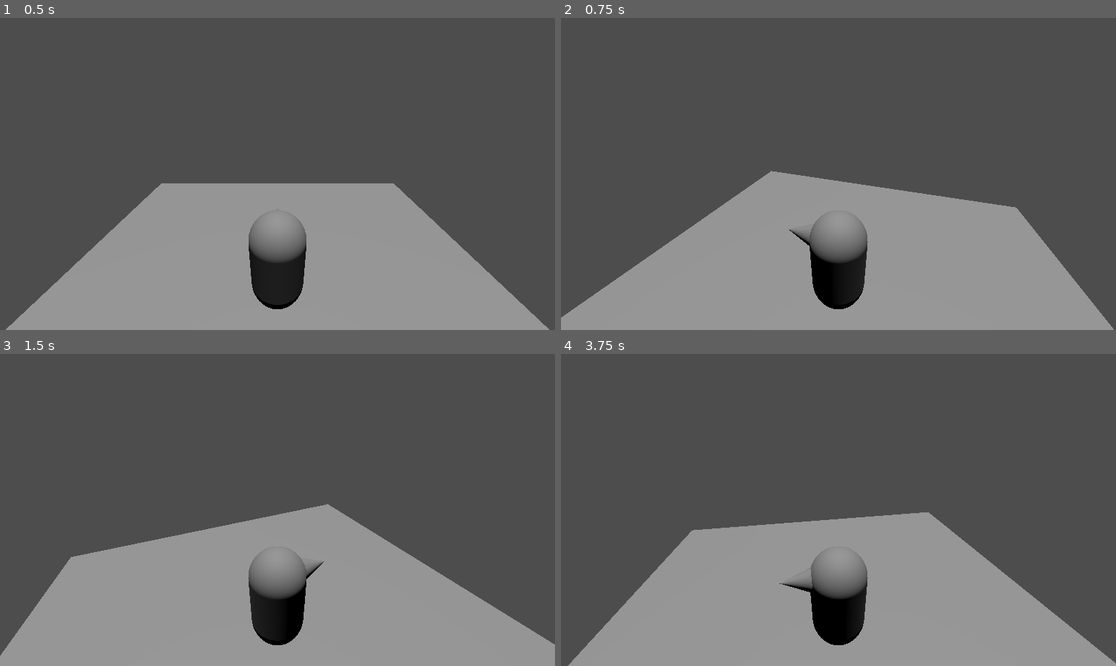
Above: before the commit, frames 1-4 (two rows, left to right).
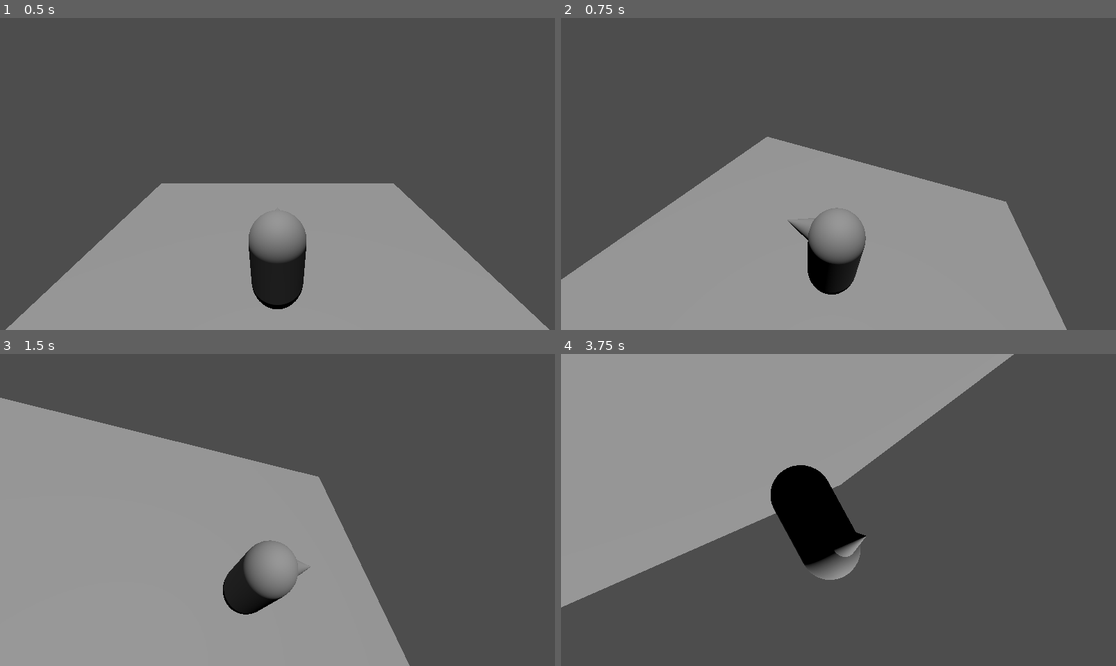
Above: after the commit, the same moments.

Repository: B1689542/Bannana-Barry-and-His-Quest-for-the-Third-Dimension
Game: Godot game, scene res://world.tscn
The game is run twice, just before and just after one commit, with the same random seed, the same clock (stepped at 60 frames per second) and the same inputs.
Inputs (mouse positions are in pixels of both pictures, inside the frame that each line leads up to):
- Up to frame 1 (0.5 s): no input
- Up to frame 2 (0.75 s): tap Enter at 0.5 s; move the mouse to (960, 158) at 0.52 s
- Up to frame 3 (1.5 s): tap Space at 1.25 s; move the mouse to (166, 525) at 1.27 s
- Up to frame 4 (3.75 s): tap Enter at 2, 3.5 s; move the mouse to (894, 441) at 2.02 s; tap Space at 2.75 s; move the mouse to (810, 572) at 2.77 s; move the mouse to (1005, 556) at 3.52 s

Frame 1 is identical in both runs. In frame 2, 9.9% of the frame differs, in the area x 0-100%, y 38-100%; in frame 3, 31%; in frame 4, 70%, in the area x 0-100%, y 0-100%.

Commit message:
Update spring_arm_3d.gd

Diff:
--- a/spring_arm_3d.gd
+++ b/spring_arm_3d.gd
@@ -14,4 +14,5 @@
 	if event is InputEventMouseMotion:
 		print("Mouse Motion at: ", event.position)
 		rotate_y(.005 * -event.relative.x)
-		#rotate_x(.005 * event.relative.y) #havin a spot of bother with this one
+		rotate_x(.005 * event.relative.y)
+		rotate_z(.005 * event.relative.y) #havin a spot of bother with this one
